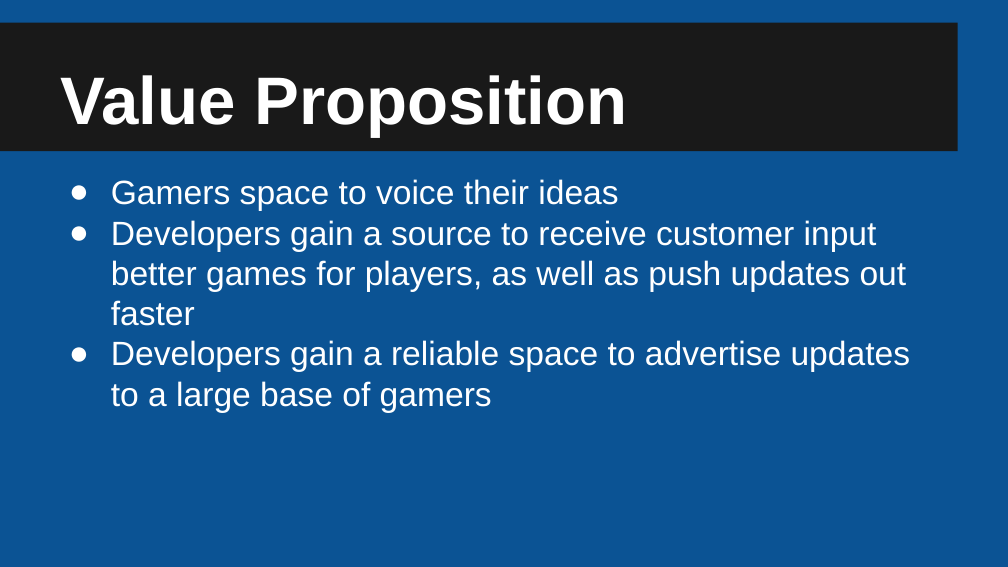
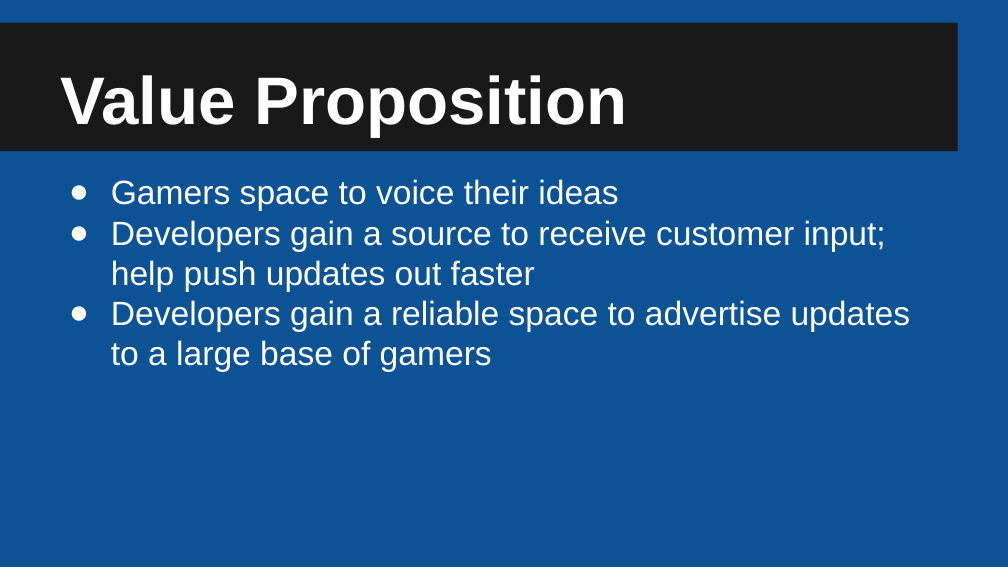
Before and after one commit to George-Williams/DisruptHarlem03, a slide deck: slide 5 of individual_project-game_up_website/Copy of Pitch Template.pptx. Drawn at 1008x567 pixels with LibreOffice and Linux fonts; fonts in the diff are those of the drawing. Boxes give left, top, right and bottom in pixels: in the first picture for what was removed or moved away, otherwise in the second. Text is boxed around its words. In the diff, an @@ line names an element or a change of style, - is before the commit and + after.

```diff
--- a/individual_project-game_up_website/Copy of Pitch Template.pptx
+++ b/individual_project-game_up_website/Copy of Pitch Template.pptx
@@ text at (111,220,886,292): text changed @@
-● Developers gain a source to receive customer input better games for players, as well as push updates out faster
+● Developers gain a source to receive customer input; help push updates out faster
```
Also in this commit, not shown: 4 other slides changed, 2 slides added, 4 slides removed, 1 other file.
